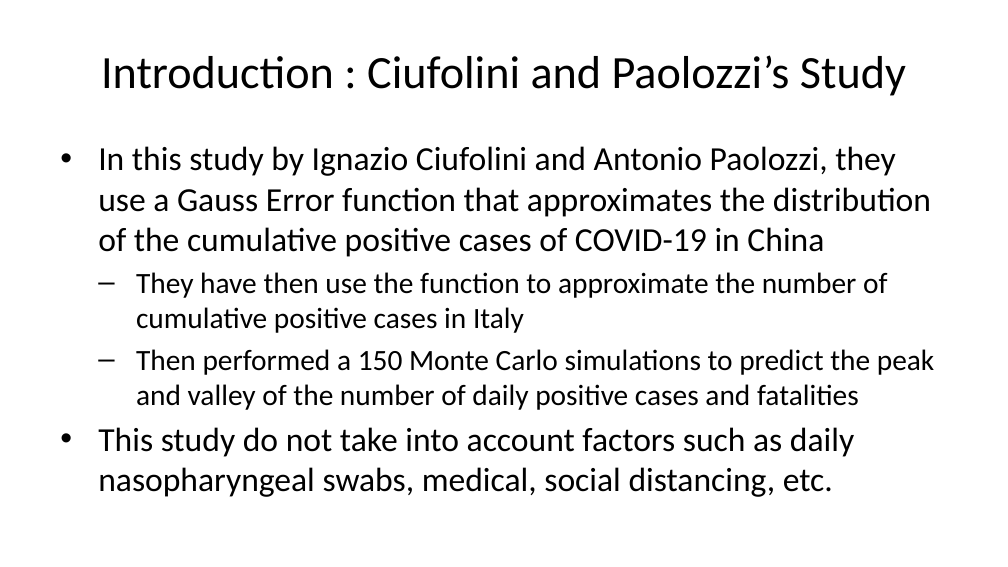
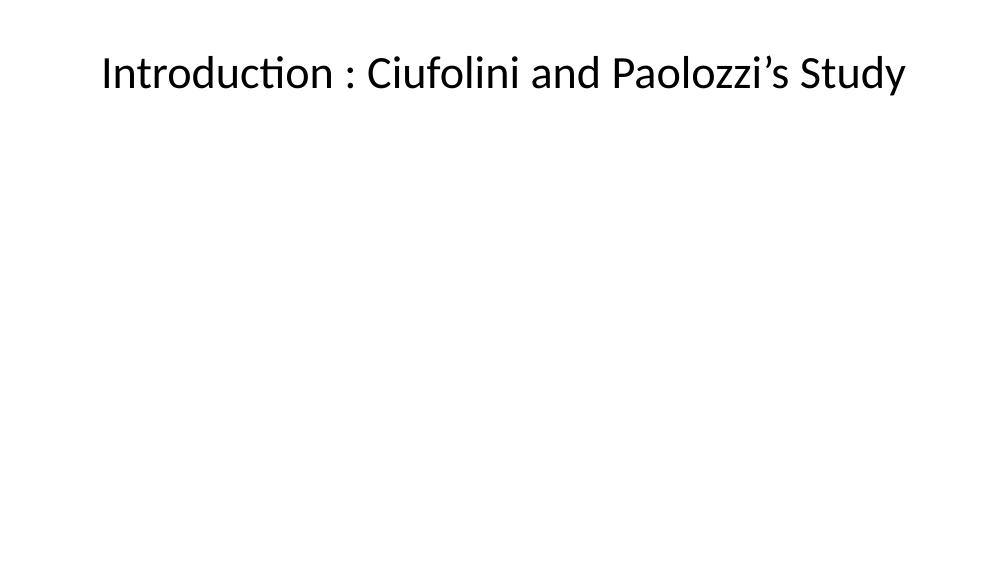
Before and after one commit to austinlackey/covid-simulations, a slide deck: slide 3 of main.pptx. Drawn at 1008x567 pixels with LibreOffice and Linux fonts; fonts in the diff are those of the drawing. Boxes give left, top, right and bottom in pixels: in the first picture for what was removed or moved away, otherwise in the second. Text is boxed around its words. In the diff, an @@ line names an element or a change of style, - is before the commit and + after.

Commit message:
Adjusted introduction and formatted the plots

```diff
--- a/main.pptx
+++ b/main.pptx
@@ text removed at (98,146,934,497) @@
-• In this study by Ignazio Ciufolini and Antonio Paolozzi, they use a Gauss Error function that approximates the distribution of the cumulative positive cases of COVID-19 in China
-  – They have then use the function to approximate the number of cumulative positive cases in Italy
-  – Then performed a 150 Monte Carlo simulations to predict the peak and valley of the number of daily positive cases and fatalities
-• This study do not take into account factors such as daily nasopharyngeal swabs, medical, social distancing, etc.
```
Also in this commit, not shown: 5 other slides changed, 4 slides added, 1 slide removed, 1 other file.
